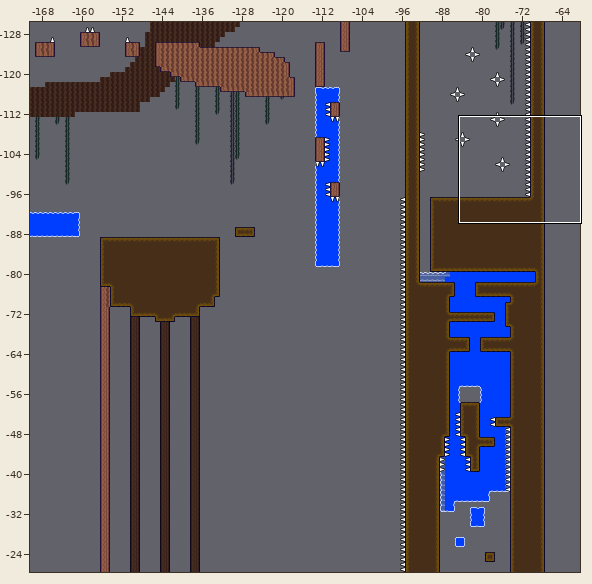
One commit to this Tiled map: Assets/TiledLevels/Level 2.tmx. The first picture is a wide view before the edit; the outline marks the close-up.
Close-up. The starting point:
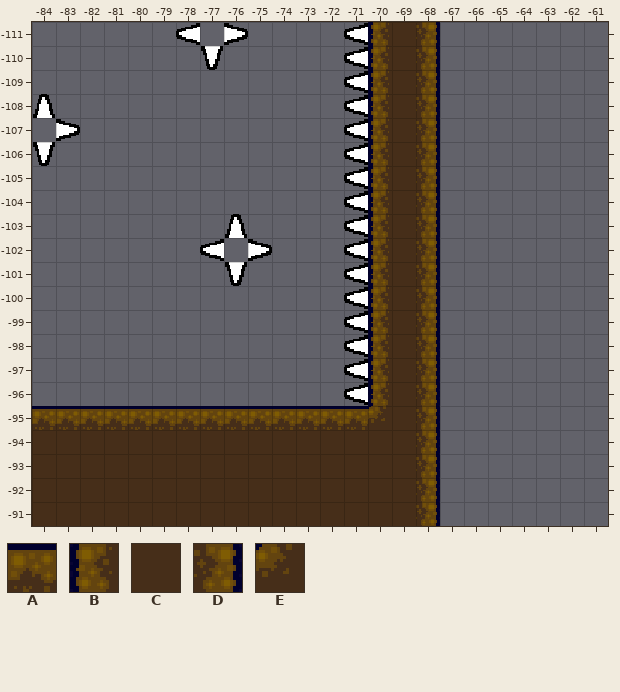
Cells are 16x16 px. Shown: x -84..-61, y -111..-91. The commit also changed other parts of the map, which this record leaves out. Tiles whose own drawing changed are shown in their newer look in all pictures.
Key: from "mini_deny_tilemap5": A 1, B 16, C 17, D 18, E 146.
_ is an empty cell.
Layers that did not change in this view are not listed.
Layer "ground" before, first column x -84:
-111 ______________BCD_______
-110 ______________BCD_______
-109 ______________BCD_______
-108 ______________BCD_______
-107 ______________BCD_______
-106 ______________BCD_______
-105 ______________BCD_______
-104 ______________BCD_______
-103 ______________BCD_______
-102 ______________BCD_______
-101 ______________BCD_______
-100 ______________BCD_______
 -99 ______________BCD_______
 -98 ______________BCD_______
 -97 ______________BCD_______
 -96 ______________BCD_______
 -95 AAAAAAAAAAAAAAECD_______
 -94 CCCCCCCCCCCCCCCCD_______
 -93 CCCCCCCCCCCCCCCCD_______
 -92 CCCCCCCCCCCCCCCCD_______
 -91 CCCCCCCCCCCCCCCCD_______
The result:
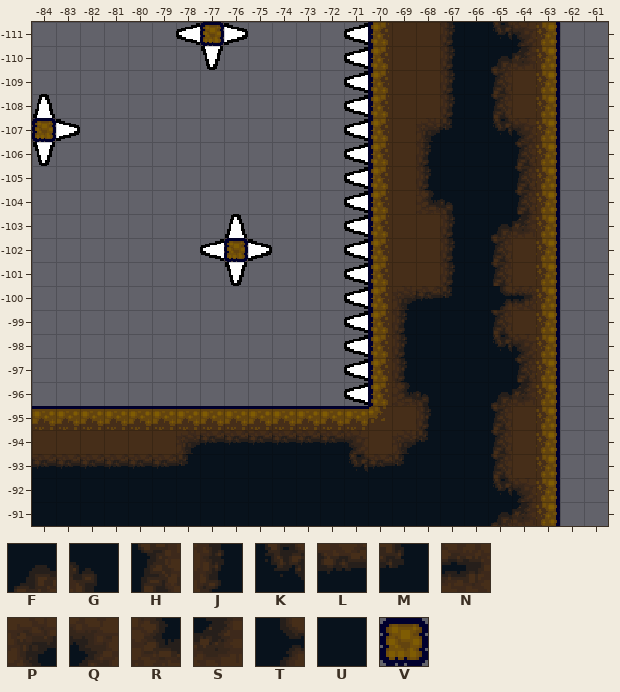
Further tiles: from "Deny Phase 1-2 Transition": F 0, G 2, H 3, J 5, K 6, L 7, M 8, N 11, P 16, Q 17, R 19, S 20, T 39; from "mini_deny_tilemap5": U 20, V 226.
Changes in this commit:
Changed rows in their new state; . is an unchanged cell.
layer "prototype" opacity 100% -> 44%
Layer "prototype":
first column x -77:
-111 C
first column x -84:
-107 C
first column x -76:
-102 C
Layer "ground":
first column x -84:
-111 .......V........CJUKQD
-110 ................CJUFSD
-109 ................CJUHCD
-108 ................CJUHCD
-107 V...............PMUKQD
-106 ................JUUUHD
-105 ................JUUUHD
-104 ................RGUUHD
-103 ................CJUFSD
-102 ........V.......CJUHCD
-101 ................CJUHCD
-100 ...............PLMUTND
 -99 ...............JUUUHCD
 -98 ...............JUUUKQD
 -97 ...............JUUUUHD
 -96 ...............RGUUFSD
 -95 ................JUUHCD
 -94 ......PLLLLLLQ.PMUUHCD
 -93 LLLLLLMUUUUUUKLMUUUHCD
 -92 UUUUUUUUUUUUUUUUUUUKQD
 -91 UUUUUUUUUUUUUUUUUUUFSD
